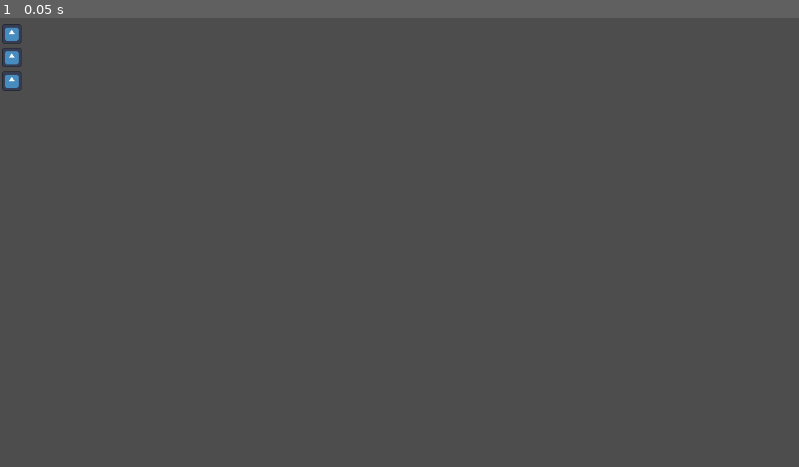
Above: before the commit, frame 1.
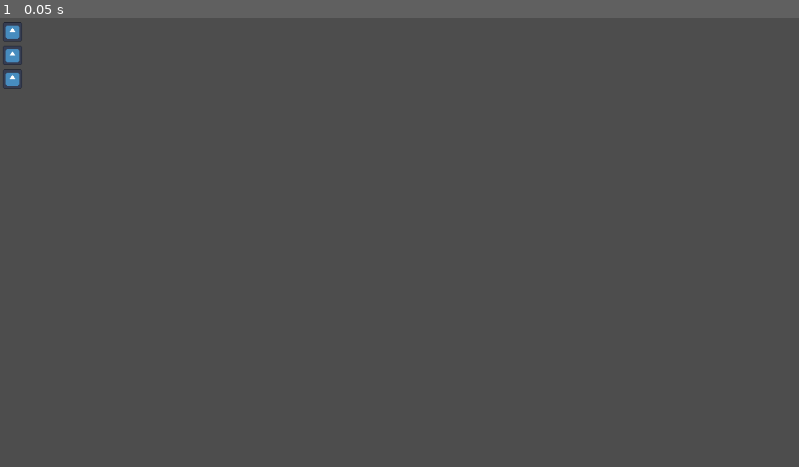
Above: after the commit, the same moment.

Repository: denisshkytko/mmo-mvp-godot
Game: Godot game, scene res://ui/game/hud/buffs_aura/buff_aura_flyout.tscn
Same seed, same stepped clock (60 frames per second), same inputs: the game is played once before the commit and once after it. This scene is started directly instead of the project's main scene. The engine's default icon, where the game draws it, is replaced by a stand-in: a white triangle on a blue panel in a dark square.
Inputs:
- Up to frame 1 (0.05 s): no input

The runs differ from the first frame. In frame 1, 0.2% of the frame differs, in the area x 0-3%, y 0-17%.
Error after the commit: Parse Error: Expected variable name after "var". (res://core/abilities/ability_database.gd:151)

Commit message:
Harden AbilityDB type detection and manifest-first registration

Diff:
--- a/core/abilities/ability_database.gd
+++ b/core/abilities/ability_database.gd
@@ -7,15 +7,21 @@
 const ABILITIES_MANIFEST_PATH := "res://data/abilities/abilities_manifest.tres"
 
 var abilities: Dictionary = {}
+var class_index: Dictionary = {}
 var is_ready: bool = false
 
 func _ready() -> void:
 	if is_ready:
 		return
 	abilities.clear()
+	class_index.clear()
 	print("[AbilityDB] scan root=", ABILITIES_ROOT_PATH)
-	if not _load_from_manifest(ABILITIES_MANIFEST_PATH):
-		_load_abilities_from_dir(ABILITIES_ROOT_PATH)
+	if _load_from_manifest(ABILITIES_MANIFEST_PATH):
+		print("[AbilityDB] loaded from manifest abilities=", abilities.size())
+		is_ready = true
+		emit_signal("initialized")
+		return
+	_load_abilities_from_dir(ABILITIES_ROOT_PATH)
 	print("[AbilityDB] loaded abilities=", abilities.size())
 	if abilities.size() == 0:
 		push_warning("[AbilityDB] abilities=0. Likely no .tres discovered OR resources not included in export. See logs above.")
@@ -23,6 +29,9 @@
 	emit_signal("initialized")
 
 func register_ability(definition: AbilityDefinition) -> void:
+	_register_def(definition)
+
+func _register_def(definition: AbilityDefinition) -> void:
 	if definition == null:
 		push_warning("[AbilityDB] register_ability skipped null definition")
 		return
@@ -30,12 +39,19 @@
 	if key == "":
 		push_warning("[AbilityDB] register_ability skipped: empty id")
 		return
-	if String(definition.class_id) == "":
+	var cls := String(definition.class_id)
+	if cls == "":
 		push_warning("[AbilityDB] register_ability skipped '%s': empty class_id" % key)
 		return
 	if OS.is_debug_build():
-		print("[AbilityDB] reg id=", key, " class=", definition.class_id)
+		print("[AbilityDB] reg id=", key, " class=", cls)
 	abilities[key] = definition
+	if not class_index.has(cls):
+		class_index[cls] = PackedStringArray()
+	var ids: PackedStringArray = class_index[cls] as PackedStringArray
+	if not ids.has(key):
+		ids.append(key)
+	class_index[cls] = ids
 
 func has_ability(ability_id: String) -> bool:
 	return abilities.has(ability_id)
@@ -73,6 +89,13 @@
 
 func get_abilities_for_class(class_id: String) -> Array[AbilityDefinition]:
 	var out: Array[AbilityDefinition] = []
+	if class_id != "" and class_index.has(class_id):
+		var ids: PackedStringArray = class_index[class_id] as PackedStringArray
+		for ability_id in ids:
+			var def := get_ability(String(ability_id))
+			if def != null:
+				out.append(def)
+		return out
 	for ability in abilities.values():
 		var def := ability as AbilityDefinition
 		if def == null:
@@ -95,9 +118,7 @@
 		push_warning("[AbilityDB] Manifest is empty: " + path)
 		return false
 	for def in manifest.ability_defs:
-		register_ability(def)
-	if OS.is_debug_build():
-		print("[AbilityDB] loaded from manifest entries=", manifest.ability_defs.size())
+		_register_def(def)
 	return abilities.size() > 0
 
 func _load_abilities_from_dir(path: String) -> void:
@@ -124,8 +145,13 @@
 					print("[AbilityDB] found resource=", full_path)
 				var res: Resource = load(full_path)
 				if res is AbilityDefinition:
-					register_ability(res)
-				elif OS.is_debug_build():
-					print("[AbilityDB] skipped non-AbilityDefinition=", full_path)
+					_register_def(res)
+				else:
+					var script_ref: Variant = null
+					var class_name: String = ""
+					if res != null:
+						script_ref = res.get_script()
+						class_name = res.get_class()
+					push_warning("[AbilityDB] not AbilityDefinition: %s script=%s class=%s" % [full_path, str(script_ref), class_name])
 		name = dir.get_next()
 	dir.list_dir_end()
